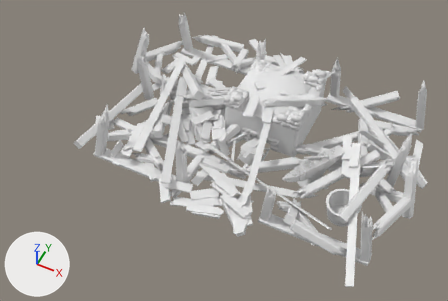
A saved change to the FBX model Content/CA_Buildings/Meshes/Blacksmith/Blacksmith_Destroyed_S3.fbx.
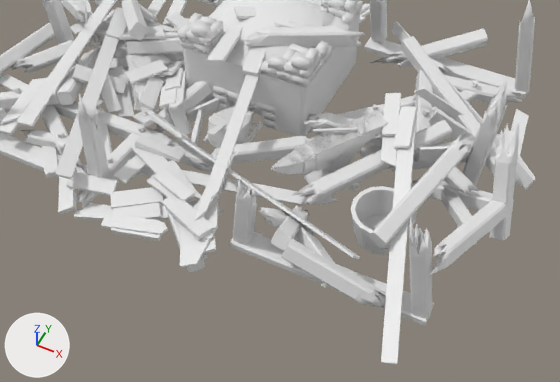
Each version appears first whole from a camera (50 mm lens) standing at (3.39, -8.68, 10.0) and looking at (-0.48, -0.93, 0.31), and next in a close-up from a camera (50 mm lens) standing at (3.63, -6.43, 6.68) and looking at (1.09, -1.36, 0.34). The axes (+X, +Y, +Z) are drawn at lower left. The lights are the same throughout. Where no turn or scale is listed for an object, it has been applied to the vertices. Vertices at the same position are counted once.

The first close-up shows 'Blacksmith_Destroyed_S3_anvil', 'Blacksmith_Destroyed_S3_base', 'Blacksmith_Destroyed_S3_blower', 'Blacksmith_Destroyed_S3_bucket', 'Blacksmith_Destroyed_S3_forge', 'Blacksmith_Destroyed_S3_hammer', 'Blacksmith_Destroyed_S3_rubble'.
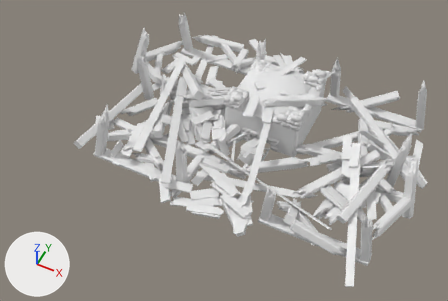
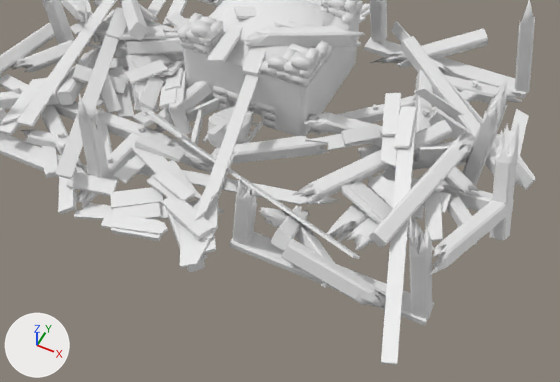
The change in detail:
me_cube_309 is used by ob_blacksmith_destroyed_s3_rubble; location (0.0, 0.0, 0.0).
me_cube_309 had 6580 vertices, 10727 faces and spanned x -3.97..3.55, y -3.34..2.82, z -0.1..1.58.
me_cube_309 now has 6948 vertices, 11372 faces and spans x -3.97..3.55, y -3.34..2.82, z -0.1..1.58.
me_cube_309 part 1: the loose piece of 8 vertices spanning x 2.29..2.79, y -0.35..-0.06, z 0.43..0.65 is copied, and the copy is multiplied about its middle by the matrix ((0.167, 0.177, 0.923), (-0.874, -0.317, 0.219), (0.347, -0.883, 0.107)), then moved by (-0.07, -0.65, -0.14); it spans x 2.31..2.63, y -1.13..-0.58, z 0.33..0.46.
me_cube_309 part 2: the loose piece of 8 vertices spanning x 2.29..2.79, y -0.35..-0.06, z 0.43..0.65 is copied, and the copy is multiplied about its middle by the matrix ((0.883, 0.149, 0.276), (-0.21, -0.332, 0.851), (0.233, -0.863, -0.28)), then moved by (-0.19, -0.97, -0.25); it spans x 2.08..2.61, y -1.34..-1.0, z 0.2..0.37.
me_cube_309 part 3: the loose piece of 151 vertices spanning x -2.48..-1.22, y 0.07..0.84, z 0.05..0.32 is copied, and the copy is turned 49.4 degrees about the z axis through its middle and scaled by 1.17, then moved by (3.78, -1.28, -0.06); it spans x 1.76..2.22, y -1.67..-0.01, z -0.03..0.29.
me_cube_309 part 4: the loose piece of 151 vertices spanning x -2.32..-1.01, y -0.16..0.54, z 0.07..0.32 is copied, and the copy is turned 49.4 degrees about the z axis through its middle and scaled by 1.17, then moved by (3.97, -1.06, -0.06); it spans x 1.97..2.6, y -1.7..-0.04, z -0.01..0.29.
Part 5, on me_cube_309:
50 vertices are added at x 1.64..2.9, y -1.41..-0.64, z 0.13..0.47.
24 new faces join them, mat_mat_carpentry_roof (its picture is missing).
13 new faces join them, mat_mat_carpentry_wood (its picture is missing).
Object 'Blacksmith_Destroyed_S3_anvil' (ob_blacksmith_destroyed_s3_anvil) is deleted.
Object 'Blacksmith_Destroyed_S3_hammer' (ob_blacksmith_destroyed_s3_hammer) is deleted.
Object 'Blacksmith_Destroyed_S3_bucket' (ob_blacksmith_destroyed_s3_bucket) is deleted.

Boxes (x1, y1, x2, y2) around the edits, measured in the close-ups (560 x 382 px):
'Blacksmith_Destroyed_S3_anvil', deleted
    before: (271, 110, 388, 204)
'Blacksmith_Destroyed_S3_bucket', deleted
    before: (351, 186, 417, 255)
'Blacksmith_Destroyed_S3_hammer', deleted
    before: (313, 121, 364, 137)
part 1 of me_cube_309, added
    after: (409, 178, 424, 219)
part 2 of me_cube_309, added
    after: (371, 202, 409, 241)
part 3 of me_cube_309, added
    after: (326, 166, 413, 243)
part 4 of me_cube_309, added
    after: (347, 176, 422, 251)
part 5 of me_cube_309, added
    after: (341, 173, 451, 251)
